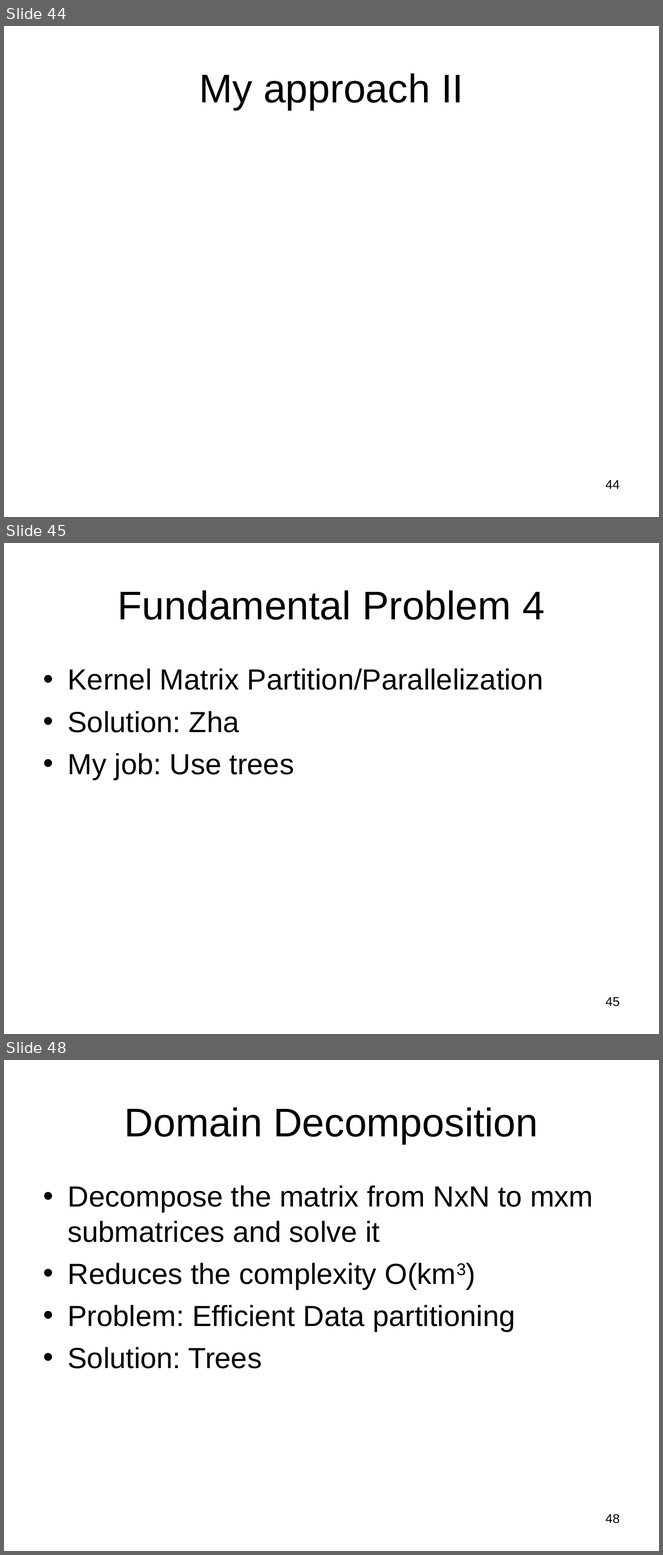
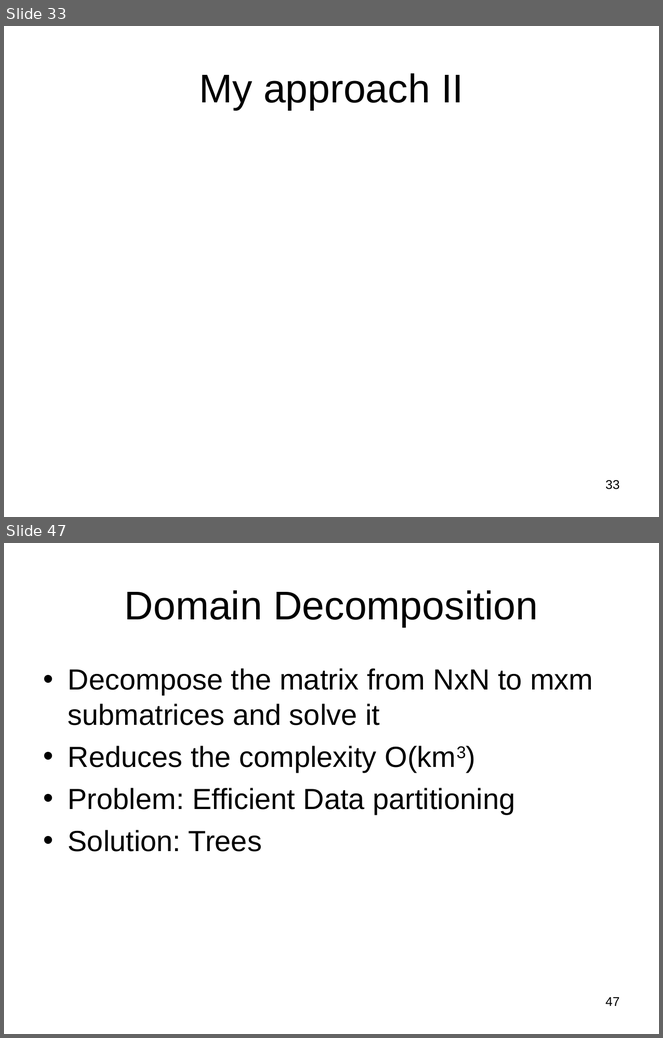
Before and after one commit to subailong/mlpack, a slide deck: fastlib/u/nvasil/docs/proposal/proposal.ppt. Shown one above the other, each under a label of ours: slides 44, 45 and 48 before the commit, slides 33 and 47 after it; the slides between them are not shown. The pictures are 663x1555 and 663x1038 pixels, drawn with LibreOffice and Linux fonts; fonts in the diff are those of the drawing. Boxes give left, top, right and bottom in pixels: in the first picture for what was removed or moved away, otherwise in the second. Text is boxed around its words. In the diff, an @@ line names an element or a change of style, - is before the commit and + after.

```diff
--- a/fastlib/u/nvasil/docs/proposal/proposal.ppt
+++ b/fastlib/u/nvasil/docs/proposal/proposal.ppt
@@ slide 45 removed at (4,543,659,1034), background #FFFFFF @@
@@ title removed at (118,590,545,620) @@
-Fundamental Problem 4
@@ text removed at (68,668,543,780) @@
-• Kernel Matrix Partition/Parallelization
-• Solution: Zha
-• My job: Use trees
@@ page number removed at (606,997,620,1007) @@
-45
@@ what was slide 44 is now slide 33 @@
@@ page number at (606,480,620,490): text changed @@
-44
+33
@@ what was slide 48 is now slide 47 @@
@@ page number at (606,997,620,1006): text changed @@
-48
+47
```
Also in this commit, not shown: 23 slides changed, 11 slides added, 8 other slides removed.
